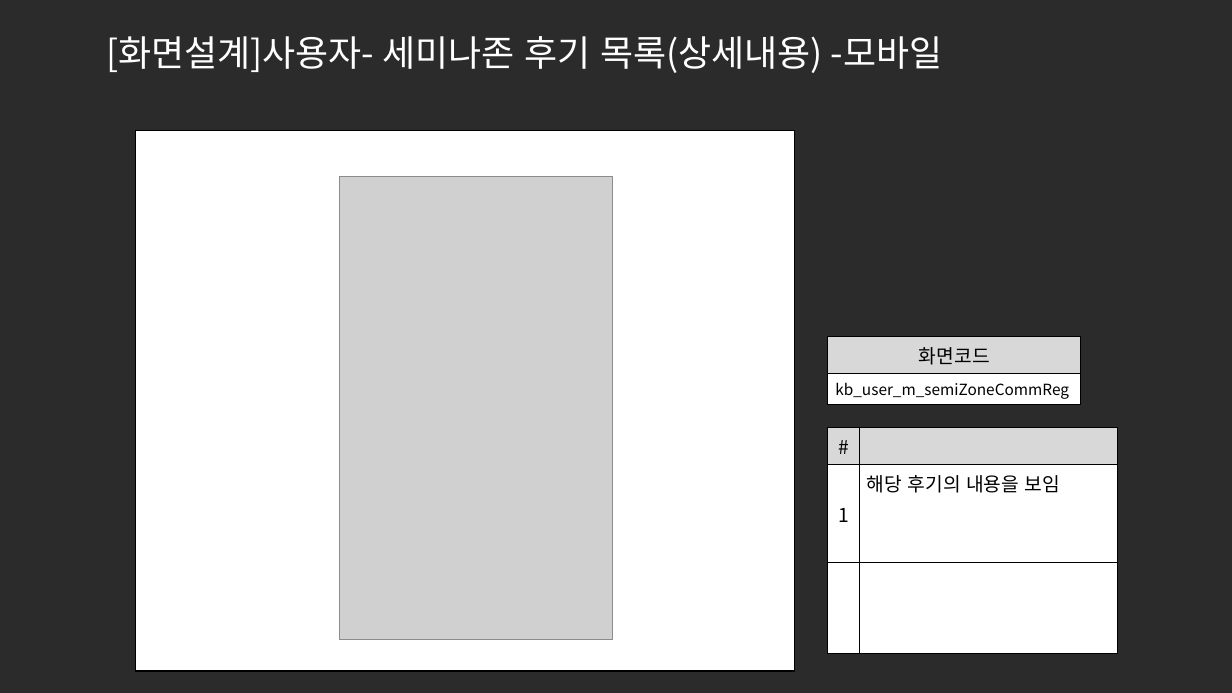
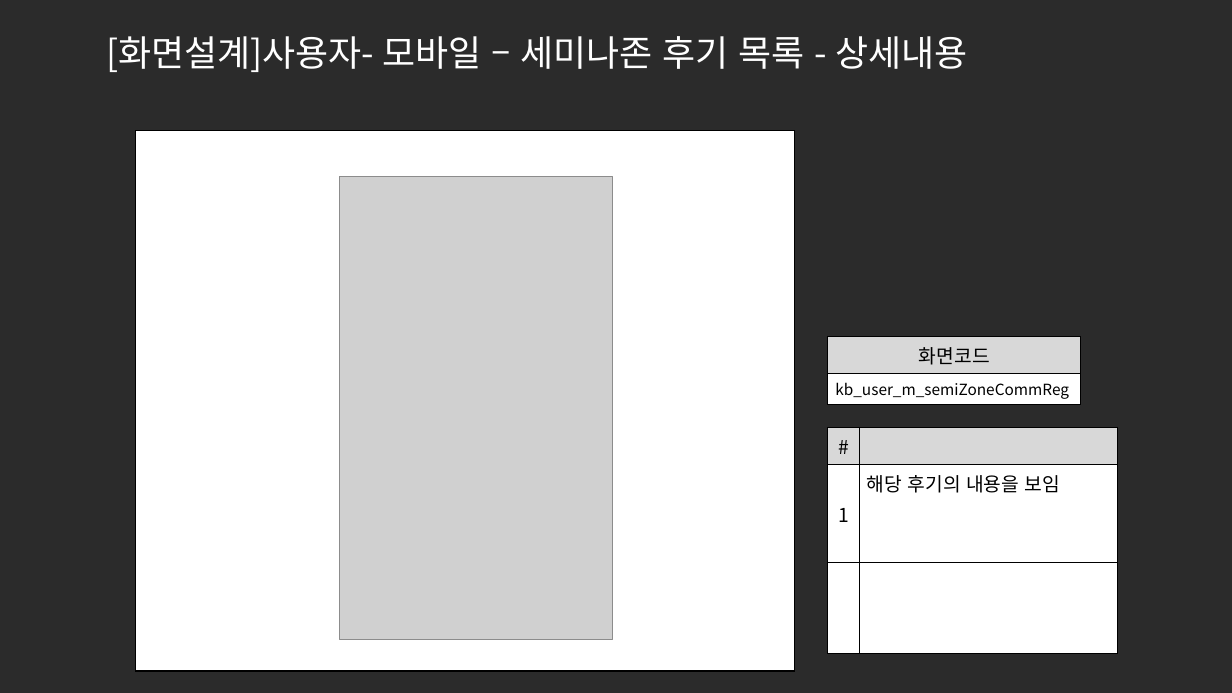
Before and after one commit to ezenteam2/e-Zone, a slide deck: slide 14 of 0 발표용 파워포인트/project05 - 파워포인트 종합 - 기범.pptx. Drawn at 1232x693 pixels with LibreOffice and Linux fonts; fonts in the diff are those of the drawing; grey boxes stand for pictures; background and template pictures are left out; a plain dark background stands for a picture behind light text. Boxes give left, top, right and bottom in pixels: in the first picture for what was removed or moved away, otherwise in the second. Text is boxed around its words. In the diff, an @@ line names an element or a change of style, - is before the commit and + after.

Commit message:
ppt, 로그인 화면 구현

```diff
--- a/0 발표용 파워포인트/project05 - 파워포인트 종합 - 기범.pptx
+++ b/0 발표용 파워포인트/project05 - 파워포인트 종합 - 기범.pptx
@@ title at [106, 36, 967, 72]: text changed @@
-[화면설계]사용자- 세미나존 후기 목록(상세내용) -모바일
+[화면설계]사용자- 모바일 – 세미나존 후기 목록 - 상세내용
```
Also in this commit, not shown: 16 other slides changed, 5 other files.
